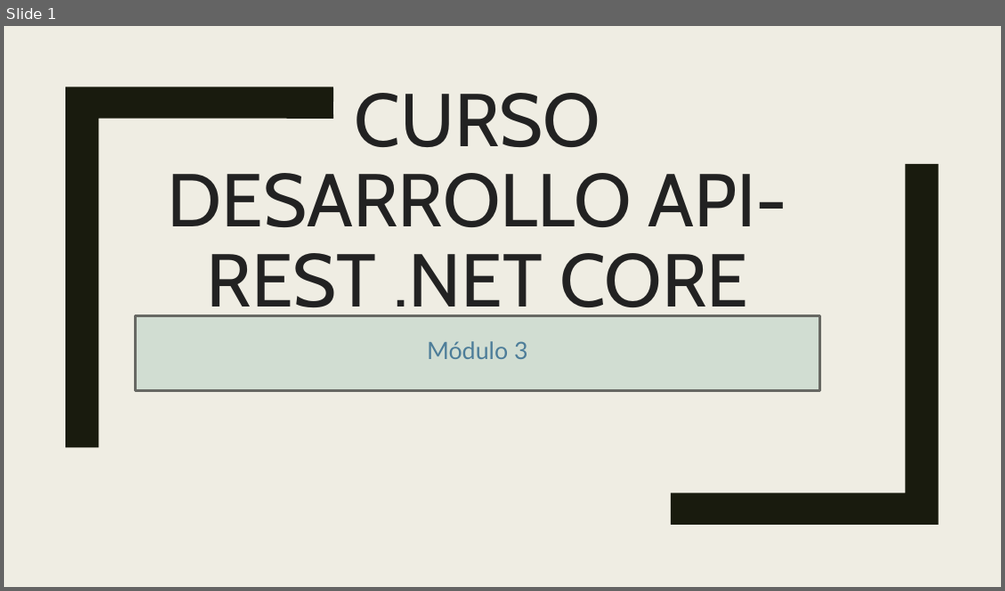
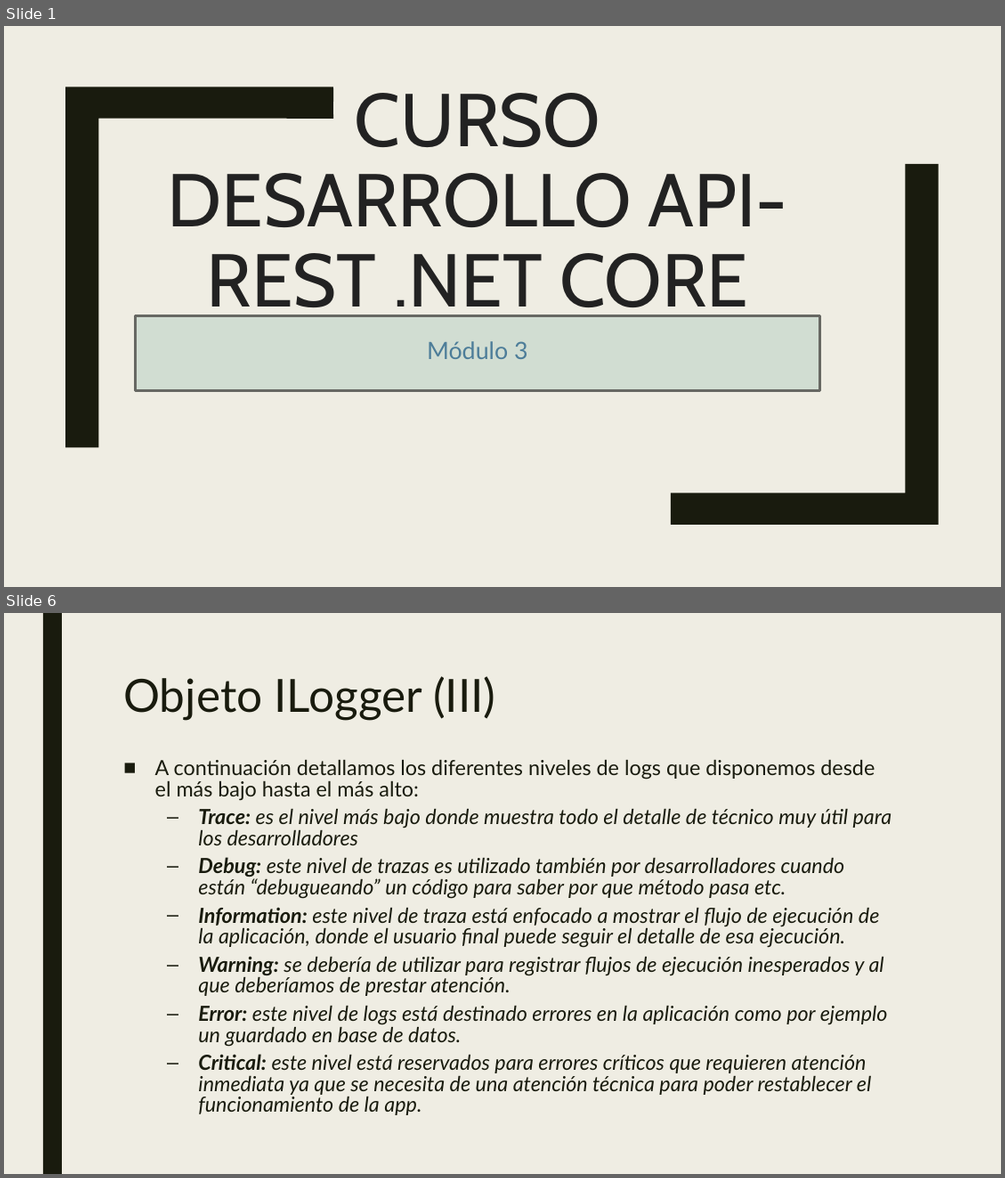
Before and after one commit to dadjh85/Demo3-Curso-.NetCore3.1, a slide deck: doc/Demo3- Curso .NET Core.pptx. Shown one above the other, each under a label of ours: slide 1 before the commit, slides 1 and 6 after it; the slides between them are not shown. The pictures are 1005x591 and 1005x1178 pixels, drawn with LibreOffice and Linux fonts; fonts in the diff are those of the drawing. Boxes give left, top, right and bottom in pixels: in the first picture for what was removed or moved away, otherwise in the second. Text is boxed around its words. In the diff, an @@ line names an element or a change of style, - is before the commit and + after.

```diff
--- a/doc/Demo3- Curso .NET Core.pptx
+++ b/doc/Demo3- Curso .NET Core.pptx
@@ slide 6 added at <box>4,613,1001,1174</box>, background #EFEDE3 @@
@@ rectangle added at <box>43,613,62,1174</box>, fill #191B0E @@
@@ title added at <box>123,676,496,720</box>, 44 pt, text #191B0E @@
+Objeto ILogger (III)
@@ text added at <box>155,759,892,1115</box>, 20 pt, text #191B0E, italic @@
+■ A continuación detallamos los diferentes niveles de logs que disponemos desde el más bajo hasta el más alto:
+  – Trace: es el nivel más bajo donde muestra todo el detalle de técnico muy útil para los desarrolladores
+  – Debug: este nivel de trazas es utilizado también por desarrolladores cuando están “debugueando” un código para saber por que método pasa etc.
+  – Information: este nivel de traza está enfocado a mostrar el flujo de ejecución de la aplicación, donde el usuario final puede seguir el detalle de esa ejecución.
+  – Warning: se debería de utilizar para registrar flujos de ejecución inesperados y al que deberíamos de prestar atención.
+  – Error: este nivel de logs está destinado errores en la aplicación como por ejemplo un guardado en base de datos.
+  – Critical: este nivel está reservados para errores críticos que requieren atención inmediata ya que se necesita de una atención técnica para poder restablecer el funcionamiento de la app.
```
Also in this commit, not shown: 1 slide changed, 6 other slides added, 9 other files.
